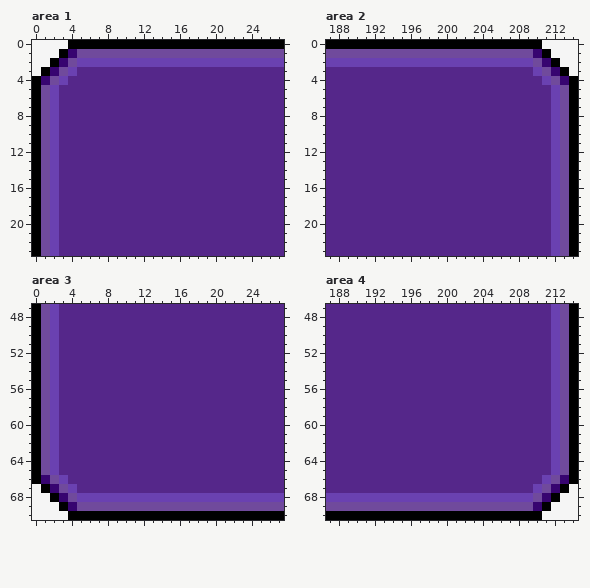
Edited in one commit: pixel-art file (application/build/Sprites/Aseprite files/Rules-Button-Pressed.aseprite). That is the earlier state.
215x71 pixels, 1 frame. Colours within 5 levels of each other are drawn and written as one. Shown: area 1: x 0..27, y 0..23; area 2: x 187..214, y 0..23; area 3: x 0..27, y 47..70; area 4: x 187..214, y 47..70.
After the commit:
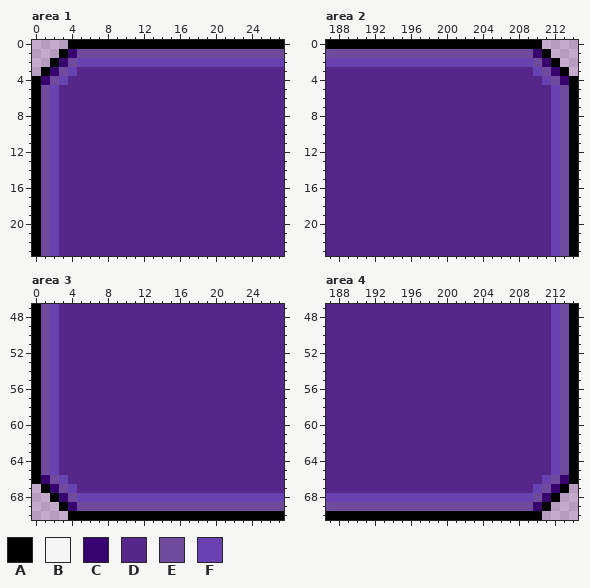
Palette (. is transparent): A #000000  B #f5f5f5  C #370470  D #55278a  E #704a9c  F #6a41b1
What changed:
{"where": "area 1"}
{"y":0,"x":0,"old":"BBBB","new":"...."}
{"y":1,"x":0,"old":"BBB","new":"..."}
{"y":2,"x":0,"old":"BB","new":".."}
{"y":3,"x":0,"old":"B","new":"."}
{"where": "area 2"}
{"y":0,"x":211,"old":"BBBB","new":"...."}
{"y":1,"x":212,"old":"BBB","new":"..."}
{"y":2,"x":213,"old":"BB","new":".."}
{"y":3,"x":214,"old":"B","new":"."}
{"where": "area 3"}
{"y":67,"x":0,"old":"B","new":"."}
{"y":68,"x":0,"old":"BB","new":".."}
{"y":69,"x":0,"old":"BBB","new":"..."}
{"y":70,"x":0,"old":"BBBB","new":"...."}
{"where": "area 4"}
{"y":67,"x":214,"old":"B","new":"."}
{"y":68,"x":213,"old":"BB","new":".."}
{"y":69,"x":212,"old":"BBB","new":"..."}
{"y":70,"x":211,"old":"BBBB","new":"...."}
{"label":"erased","picture_box":[32,40,68,76]}
{"label":"erased","picture_box":[542,40,578,76]}
{"label":"erased","picture_box":[32,484,68,520]}
{"label":"erased","picture_box":[542,484,578,520]}
